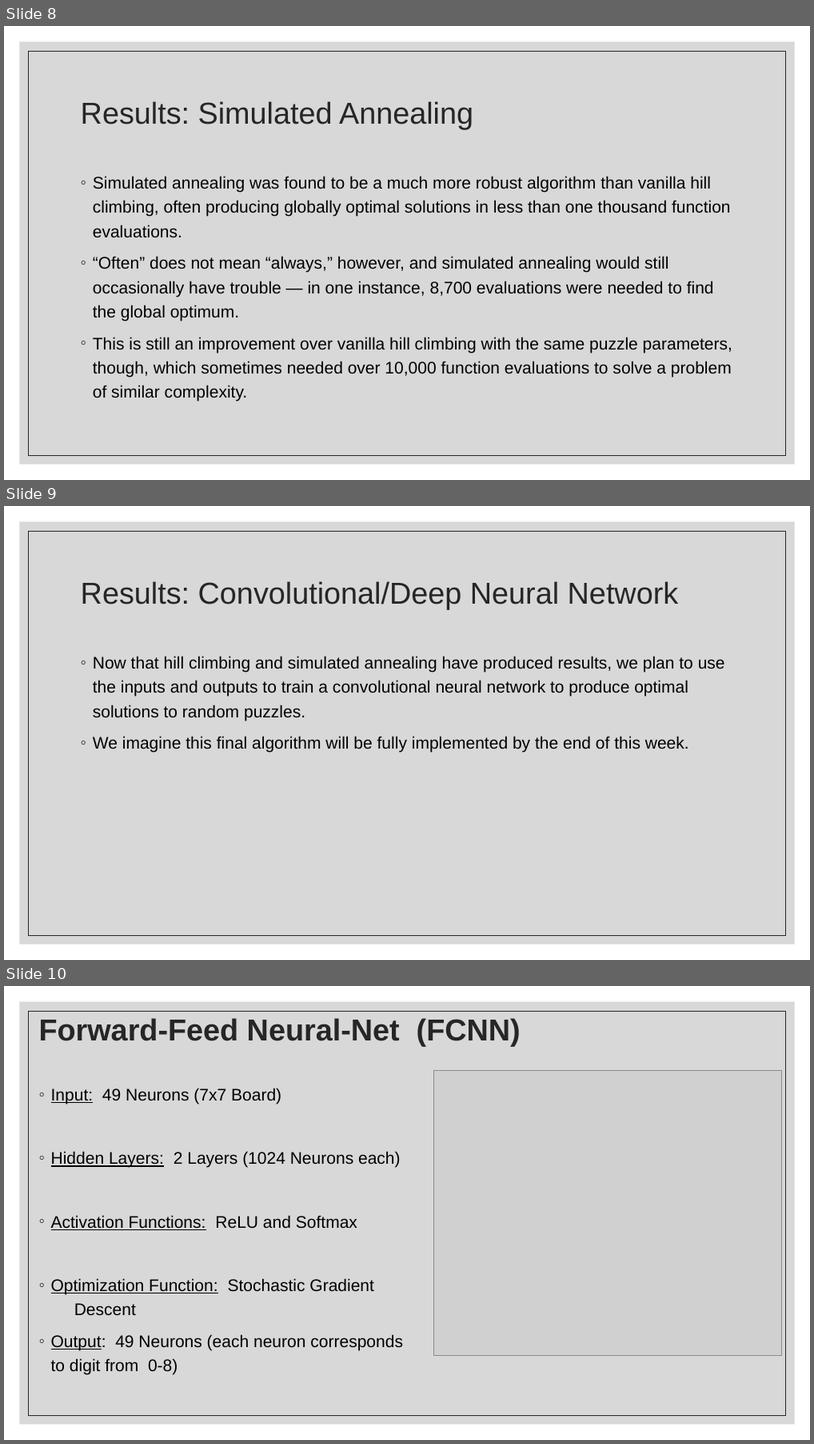
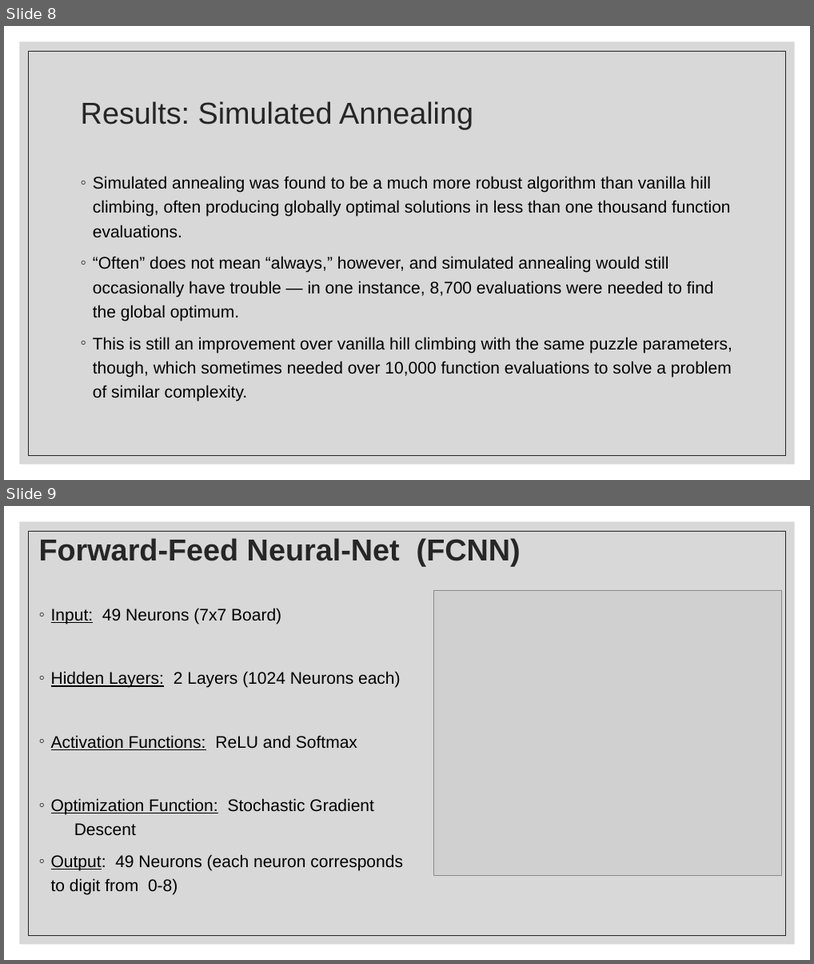
Before and after one commit to JSLBrowning/COMP-6606-Final-Project, a slide deck: Presentation/Final/Final Presentation.pptx. Shown one above the other, each under a label of ours: slides 8, 9 and 10 before the commit, slides 8 and 9 after it. The pictures are 814x1444 and 814x964 pixels, drawn with LibreOffice and Linux fonts; fonts in the diff are those of the drawing; grey boxes stand for pictures. Boxes give left, top, right and bottom in pixels: in the first picture for what was removed or moved away, otherwise in the second. Text is boxed around its words. In the diff, an @@ line names an element or a change of style, - is before the commit and + after.

```diff
--- a/Presentation/Final/Final Presentation.pptx
+++ b/Presentation/Final/Final Presentation.pptx
@@ slide 9 removed at bbox=[4, 506, 810, 960], background #FFFFFF; not listed: 2 template elements that a slide beside it also shows @@
@@ title removed at bbox=[81, 581, 679, 609] @@
-Results: Convolutional/Deep Neural Network
@@ text removed at bbox=[93, 656, 726, 752] @@
-◦ Now that hill climbing and simulated annealing have produced results, we plan to use the inputs and outputs to train a convolutional neural network to produce optimal solutions to random puzzles.
-◦ We imagine this final algorithm will be fully implemented by the end of this week.
@@ what was slide 10 is now slide 9 @@
```
